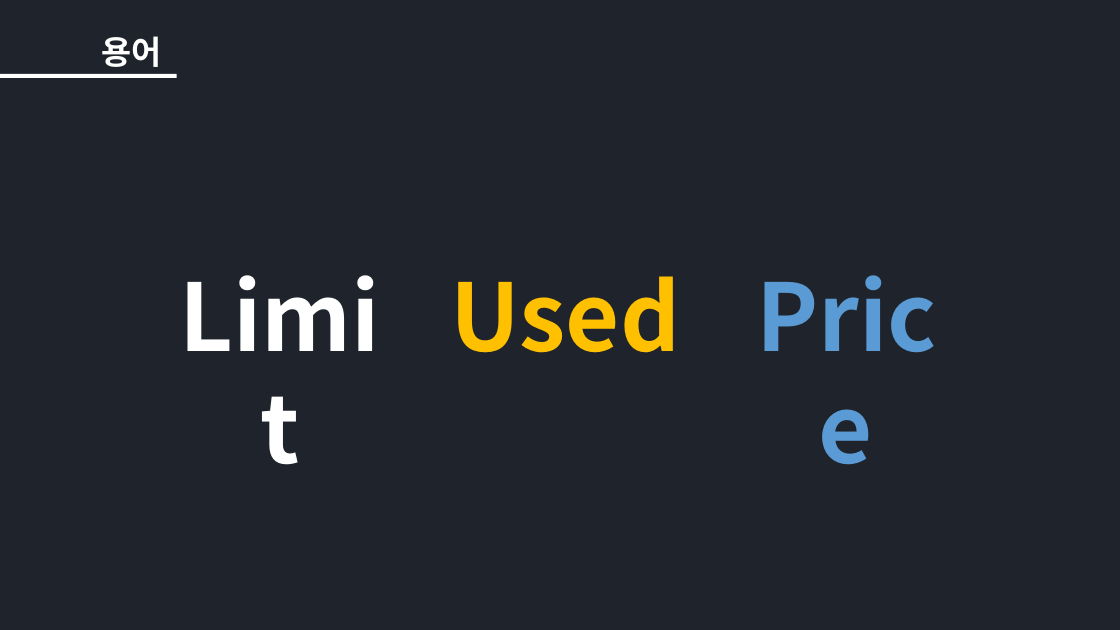
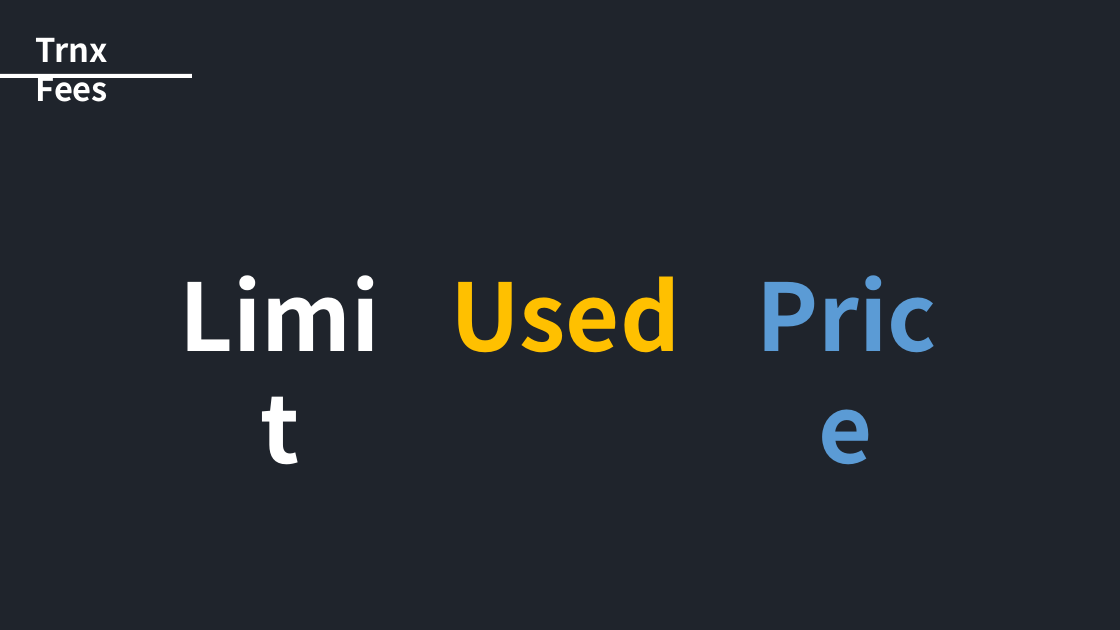
Before and after one commit to iKeyDev-KsJ/Blockchain-Academy, a slide deck: slide 50 of Week_1/Blockchain.pptx (slide 39 before the commit). Drawn at 1120x630 pixels with LibreOffice and Linux fonts; fonts in the diff are those of the drawing. Boxes give left, top, right and bottom in pixels: in the first picture for what was removed or moved away, otherwise in the second. Text is boxed around its words. In the diff, an @@ line names an element or a change of style, - is before the commit and + after.

```diff
--- a/Week_1/Blockchain.pptx
+++ b/Week_1/Blockchain.pptx
@@ text added at bbox=[36, 37, 109, 102], 28 pt, text #FFFFFF, bold @@
+Trnx Fees
@@ text removed at bbox=[102, 36, 162, 67] @@
-용어
@@ rectangle: place and size @@
-rectangle at bbox=[0, 74, 177, 78]
+rectangle at bbox=[0, 74, 192, 78]
```
Also in this commit, not shown: 8 other slides changed, 38 slides added, 36 slides removed, 8 other files.
